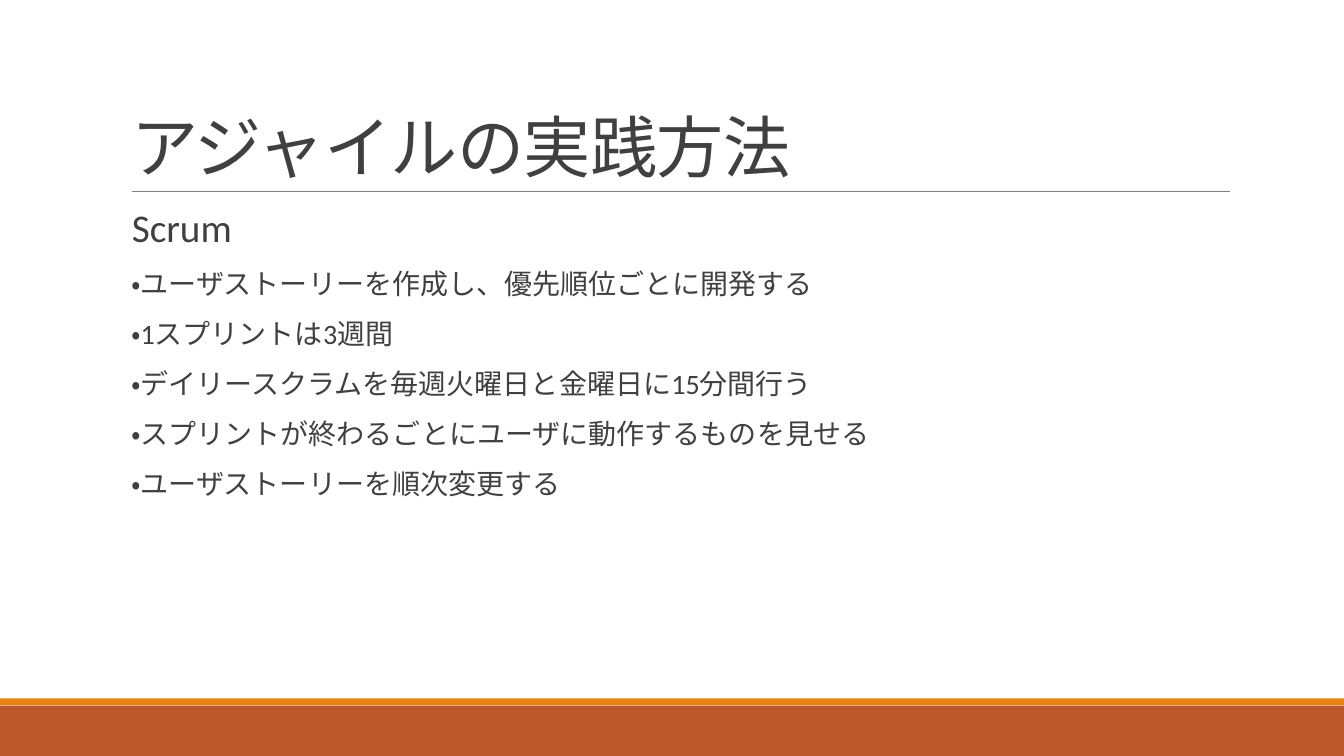
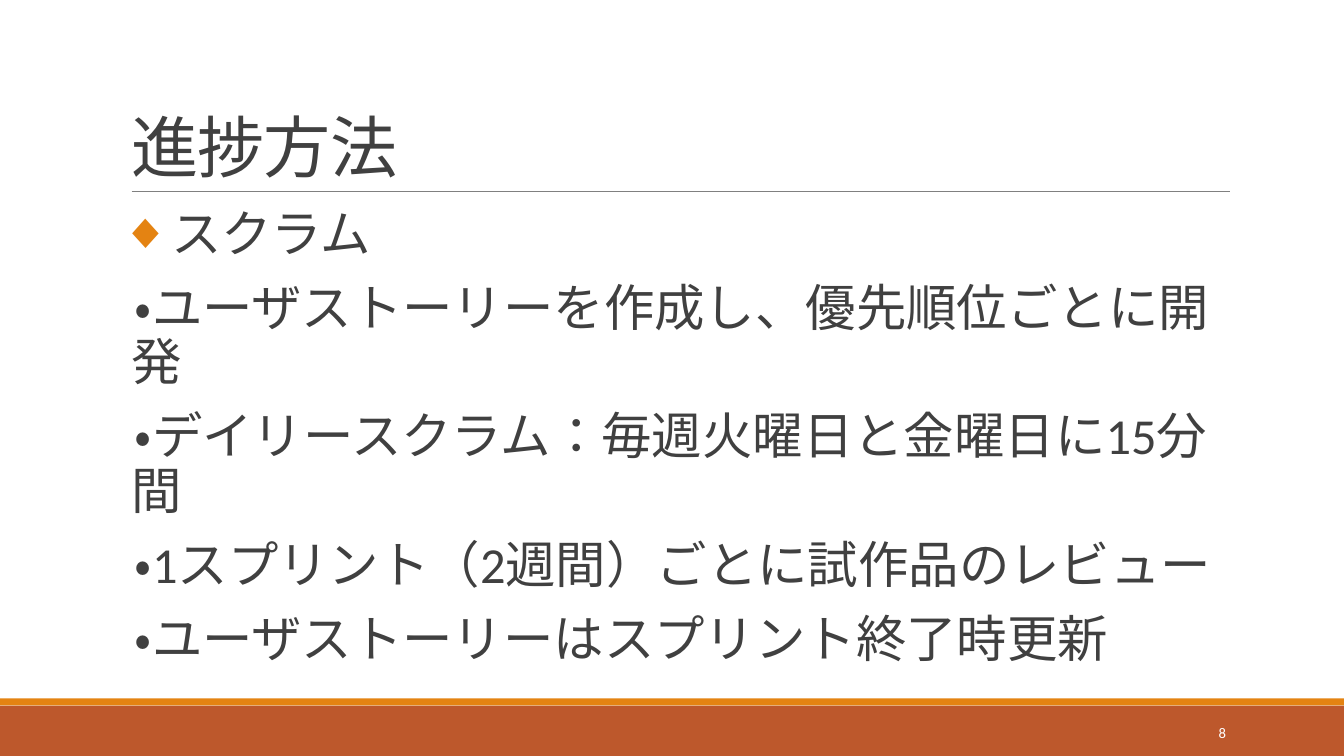
Before and after one commit to tomoyukikondo/yabukiC2017, a slide deck: slide 8 of 避難所情報サービス開発プロジェクト.pptx (slide 7 before the commit). Drawn at 1344x756 pixels with LibreOffice and Linux fonts; fonts in the diff are those of the drawing. Boxes give left, top, right and bottom in pixels: in the first picture for what was removed or moved away, otherwise in the second. Text is boxed around its words. In the diff, an @@ line names an element or a change of style, - is before the commit and + after.

```diff
--- a/避難所情報サービス開発プロジェクト.pptx
+++ b/避難所情報サービス開発プロジェクト.pptx
@@ title at box(131, 115, 398, 178): text changed @@
-アジャイルの実践方法
+進捗方法
@@ text at box(131, 211, 1211, 661): text changed; size 20 to 36 pt @@
-  Scrum
-  ・ユーザストーリーを作成し、優先順位ごとに開発する
-  ・1スプリントは3週間
-  ・デイリースクラムを毎週火曜日と金曜日に15分間行う
-  ・スプリントが終わるごとにユーザに動作するものを見せる
-  ・ユーザストーリーを順次変更する
+◆ スクラム
+  ・ユーザストーリーを作成し、優先順位ごとに開発
+  ・デイリースクラム：毎週火曜日と金曜日に15分間
+  ・1スプリント（2週間）ごとに試作品のレビュー
+  ・ユーザストーリーはスプリント終了時更新
@@ page number added at box(1219, 728, 1226, 738), 10.5 pt, text #FFFFFF @@
+8
```
Also in this commit, not shown: 11 other slides changed, 3 slides added.
